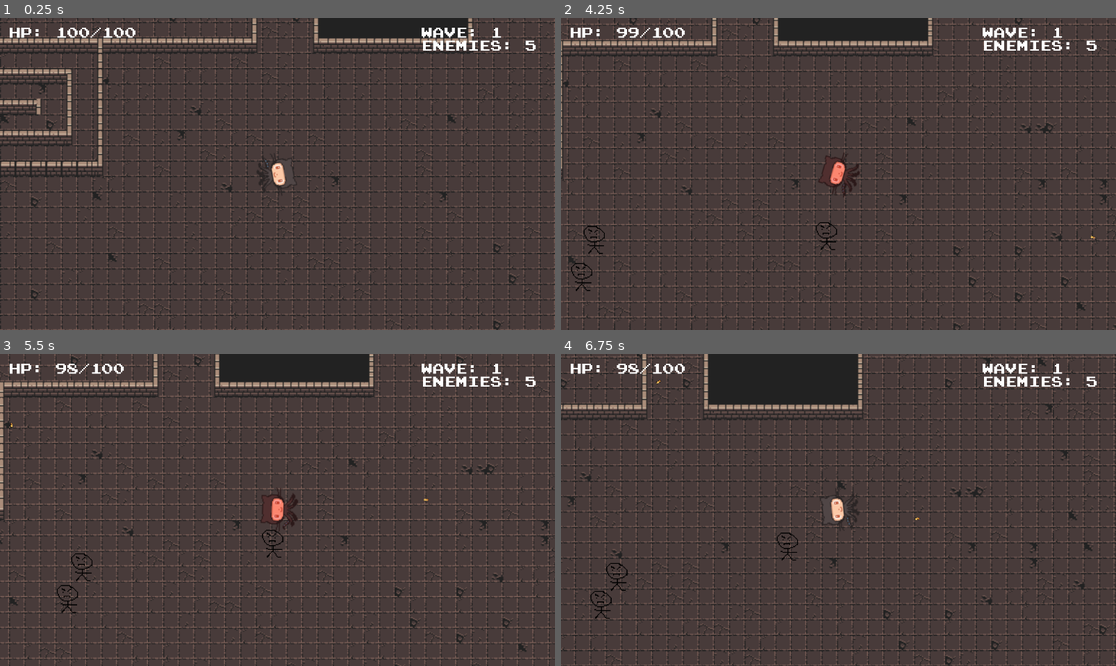
Above: before the commit, frames 1-4 (two rows, left to right).
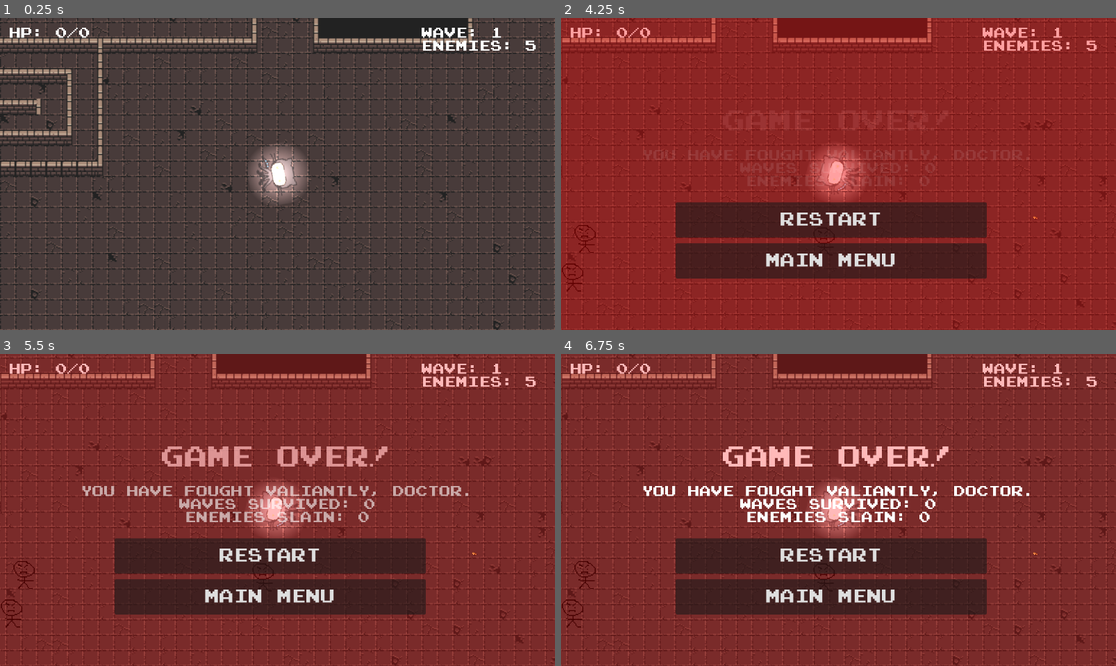
Above: after the commit, the same moments.

Repository: Jeelo-byte/2-sacrifices-must-be-made-
Game: Godot game, scene res://Sences/main.tscn
Two runs of this game, one before a commit and one after it. Both use one fixed random seed, a clock stepped at 60 frames per second and the inputs below.
Inputs (mouse positions are in pixels of both pictures, inside the frame that each line leads up to):
- Up to frame 1 (0.25 s): no input
- Up to frame 2 (4.25 s): tap Enter (ui_accept) at 0.5, 0.77, 1.52, 3.02, 3.77 s; move the mouse to (960, 158) at 0.52 s; press the mouse at (960, 158) at 0.53 s; hold D (right) 0.53-1.28 s; move the mouse to (727, 189) at 1.27 s; release the mouse at (727, 189) at 1.28 s; hold S (down) 1.28-2.03 s; click (727, 189) at 1.35 s; move the mouse to (894, 105) at 2.02 s; press the mouse at (894, 105) at 2.03 s; hold D (right) 2.03-2.78 s; move the mouse to (810, 236) at 2.77 s; release the mouse at (810, 236) at 2.78 s; hold W (up) 2.78-3.53 s; click (810, 236) at 2.85 s; move the mouse to (1005, 220) at 3.52 s; press the mouse at (1005, 220) at 3.53 s; hold A (left) from 3.53 s (still down)
- Up to frame 3 (5.5 s): move the mouse to (111, 463) at 4.27 s; release the mouse at (111, 463) at 4.28 s; click (111, 463) at 4.35 s; tap Enter (ui_accept) at 4.52 s; move the mouse to (305, 510) at 5.02 s; release A (left) at 5.03 s; press the mouse at (305, 510) at 5.03 s; hold S (down) from 5.03 s (still down)
- Up to frame 4 (6.75 s): move the mouse to (755, 432) at 5.77 s; release S (down) at 5.78 s; release the mouse at (755, 432) at 5.78 s; hold D (right) 5.78-6.53 s; click (755, 432) at 5.85 s; tap Enter (ui_accept) at 6.02 s; move the mouse to (960, 494) at 6.52 s; press the mouse at (960, 494) at 6.53 s; hold W (up) from 6.53 s (still down)

The runs differ from the first frame. In frame 1, 1.7% of the frame differs, in the area x 10-56%, y 3-60%; in frame 2, 99%, in the area x 0-100%, y 0-100%; in frame 3, 97%; in frame 4, 98%.

Commit message:
Updates to game over menu.

Diff:
--- a/Scripts/Player/main.gd
+++ b/Scripts/Player/main.gd
@@ -6,9 +6,17 @@
 
 var current_wave: int = 1
 var base_damage: int = 1
+var total_enemies_spawned: int = 0
+var enemies_killed: int = 0
 
 func _ready():
 	spawn_enemies()
+	# Connect to enemy deaths
+	get_tree().node_removed.connect(_on_node_removed)
+
+func _on_node_removed(node):
+	if node.is_in_group("enemies"):
+		enemies_killed += 1
 
 func _process(delta):
 	check_wave_complete()
@@ -37,7 +45,44 @@
 		e.damage_amount = damage
 		e.move_speed = enemy_speed
 		add_child(e)
+		total_enemies_spawned += 1
 
+func get_enemies_killed() -> int:
+	return enemies_killed
 
-func _on_restart_button_pressed() -> void:
-	pass # Replace with function body.
+func get_total_enemies_spawned() -> int:
+	return total_enemies_spawned
+
+func show_game_over():
+	var screen = $UI/GameOverScreen
+	if get_tree().paused:
+		get_tree().paused = false
+
+	# Reset all children to transparent
+	if screen.has_node("Background"):
+		screen.get_node("Background").modulate.a = 0.0
+	if screen.has_node("GameOverLabel"):
+		screen.get_node("GameOverLabel").modulate.a = 0.0
+	if screen.has_node("RestartButton"):
+		screen.get_node("RestartButton").modulate.a = 0.0
+	if screen.has_node("MainMenuButton"):
+		screen.get_node("MainMenuButton").modulate.a = 0.0
+	if screen.has_node("StatsLabel"):
+		screen.get_node("StatsLabel").modulate.a = 0.0
+
+	screen.visible = true
+	await get_tree().create_timer(0.02).timeout
+
+	# Parallel tween: each property animates independently
+	var tween = create_tween().set_parallel()
+
+	if screen.has_node("Background"):
+		tween.tween_property(screen.get_node("Background"), "modulate:a", 1.0, 0.4)
+	if screen.has_node("GameOverLabel"):
+		tween.tween_property(screen.get_node("GameOverLabel"), "modulate:a", 1.0, 0.4).set_delay(0.2)
+	if screen.has_node("RestartButton"):
+		tween.tween_property(screen.get_node("RestartButton"), "modulate:a", 1.0, 0.4).set_delay(0.4)
+	if screen.has_node("MainMenuButton"):
+		tween.tween_property(screen.get_node("MainMenuButton"), "modulate:a", 1.0, 0.4).set_delay(0.6)
+	if screen.has_node("StatsLabel"):
+		tween.tween_property(screen.get_node("StatsLabel"), "modulate:a", 1.0, 0.4).set_delay(0.8)
--- a/Scripts/Player/player.gd
+++ b/Scripts/Player/player.gd
@@ -3,8 +3,9 @@
 @export var bullet_speed = 1500
 @export var offset_scale = 140
 @export var offset_rot = 270
-@export var max_health: int = 100
+@export var max_health: int = 0
 @export var damage_cooldown: float = 1.
+@export var dead: bool = false
 
 @onready var anim: AnimatedSprite2D = $PlayerAnim
 signal health_changed(current_health: int, max_health: int)
@@ -70,6 +71,7 @@
 	get_tree().create_timer(damage_cooldown).timeout.connect(func(): can_take_damage = true)
 
 	if current_health <= 0:
+		dead = true
 		die()
 
 func create_damage_effect():
--- /dev/null
+++ b/Scripts/stats_label.gd
@@ -0,0 +1,26 @@
+extends Label
+var player
+
+func _ready():
+	var font = load("res://Fonts/PrStart.ttf")
+	if font:
+		add_theme_font_override("font", font)
+		add_theme_font_size_override("font_size", 24)
+
+	call_deferred("setup")
+
+func setup():
+	player = get_tree().get_first_node_in_group("player")
+
+	if player:
+		update_wave_display()
+
+func _process(delta):
+	if player:
+		update_wave_display()
+
+func update_wave_display():
+	var enemies = get_tree().get_root().get_node("world").enemies_killed
+	print(enemies)
+	var world = get_tree().get_root().get_node("world").current_wave
+	text = "YOU HAVE FOUGHT VALIANTLY, DOCTOR.\nWAVES SURVIVED: " + str(world - 1) + "\nENEMIES SLAIN: " + str(enemies)
--- a/Sences/main.tscn
+++ b/Sences/main.tscn
@@ -1,15 +1,16 @@
-[gd_scene load_steps=18 format=3 uid="uid://emts3i2ctj6k"]
+[gd_scene load_steps=21 format=3 uid="uid://emts3i2ctj6k"]
 
 [ext_resource type="Script" uid="uid://dnbpabuj0i8vq" path="res://Scripts/Player/player.gd" id="1_0xm2m"]
 [ext_resource type="Script" uid="uid://dswpc3013cm7v" path="res://Scripts/Player/main.gd" id="1_0y7xl"]
 [ext_resource type="Texture2D" uid="uid://ckbpbhjmrecvw" path="res://Spirtes/Player/github-octopuss.png" id="1_ig7tw"]
 [ext_resource type="PackedScene" uid="uid://dhxq4w6n0sj2s" path="res://Sences/bullet.tscn" id="2_ri208"]
 [ext_resource type="PackedScene" uid="uid://cbodbww3t36n6" path="res://Sences/enemy.tscn" id="4_ipa3v"]
-[ext_resource type="Script" path="res://Scripts/label.gd" id="6_5pjkp"]
-[ext_resource type="Script" path="res://Scripts/wave_label.gd" id="7_hxpnw"]
-[ext_resource type="Script" path="res://Scripts/game_over_screen.gd" id="8_7pouu"]
+[ext_resource type="Script" uid="uid://8ekh8vnqvft8" path="res://Scripts/label.gd" id="6_5pjkp"]
+[ext_resource type="Script" uid="uid://dxvfww423g1gx" path="res://Scripts/wave_label.gd" id="7_hxpnw"]
+[ext_resource type="Script" uid="uid://bd0v8pvgf1gkn" path="res://Scripts/game_over_screen.gd" id="8_7pouu"]
 [ext_resource type="FontFile" uid="uid://ydxs74l3u4gd" path="res://Fonts/PrStart.ttf" id="9_nkrox"]
-[ext_resource type="TileSet" uid="uid://lu8xgeg0ji50" path="res://Sences/dungeon/TileSets/Floors.tres" id="10_7pouu"]
+[ext_resource type="Script" uid="uid://bm0w005mbyok0" path="res://Scripts/stats_label.gd" id="10_7pouu"]
+[ext_resource type="TileSet" uid="uid://lu8xgeg0ji50" path="res://Sences/dungeon/TileSets/Floors.tres" id="11_nkrox"]
 
 [sub_resource type="CapsuleShape2D" id="CapsuleShape2D_ig7tw"]
 radius = 20.45
@@ -51,6 +52,15 @@
 "speed": 4.0
 }]
 
+[sub_resource type="Gradient" id="Gradient_nkrox"]
+offsets = PackedFloat32Array(0.16, 0.78)
+colors = PackedColorArray(1, 1, 1, 1, 0, 0, 0, 1)
+
+[sub_resource type="GradientTexture2D" id="GradientTexture2D_2afmd"]
+gradient = SubResource("Gradient_nkrox")
+fill = 1
+fill_from = Vector2(0.5, 0.5)
+
 [sub_resource type="RectangleShape2D" id="RectangleShape2D_0y7xl"]
 size = Vector2(22.199997, 29.199997)
 
@@ -78,6 +88,11 @@
 
 [node name="PlayerCam" type="Camera2D" parent="Player/PlayerAnim"]
 zoom = Vector2(0.4, 0.4)
+
+[node name="PointLight2D" type="PointLight2D" parent="Player"]
+energy = 2.0
+shadow_enabled = true
+texture = SubResource("GradientTexture2D_2afmd")
 
 [node name="Enemy" parent="." instance=ExtResource("4_ipa3v")]
 position = Vector2(30.400002, 56.199997)
@@ -108,45 +123,65 @@
 offset_bottom = 40.0
 script = ExtResource("8_7pouu")
 
-[node name="Background" type="ColorRect" parent="UI/GameOverScreen"]
-layout_mode = 0
-offset_right = 40.0
-offset_bottom = 40.0
-color = Color(1, 0, 0, 1)
-
 [node name="GameOverLabel" type="Label" parent="UI/GameOverScreen"]
 modulate = Color(1, 1, 1, 0)
 layout_mode = 0
-offset_right = 40.0
-offset_bottom = 23.0
+offset_top = 192.0
+offset_right = 1152.0
+offset_bottom = 323.0
 theme_override_fonts/font = ExtResource("9_nkrox")
 theme_override_font_sizes/font_size = 48
 text = "GAME OVER!"
 horizontal_alignment = 1
 
+[node name="Background" type="ColorRect" parent="UI/GameOverScreen"]
+layout_mode = 0
+offset_right = 1152.0
+offset_bottom = 648.0
+color = Color(1, 0, 0, 0.39215687)
+
 [node name="RestartButton" type="Button" parent="UI/GameOverScreen"]
 layout_mode = 0
-offset_right = 8.0
-offset_bottom = 8.0
+offset_left = 238.0
+offset_top = 383.0
+offset_right = 884.0
+offset_bottom = 456.0
+theme_override_fonts/font = ExtResource("9_nkrox")
+theme_override_font_sizes/font_size = 30
 text = "RESTART"
+
+[node name="MainMenuButton" type="Button" parent="UI/GameOverScreen"]
+layout_mode = 0
+offset_left = 238.0
+offset_top = 468.0
+offset_right = 884.0
+offset_bottom = 541.0
+theme_override_fonts/font = ExtResource("9_nkrox")
+theme_override_font_sizes/font_size = 30
+text = "MAIN MENU"
 
 [node name="StatsLabel" type="Label" parent="UI/GameOverScreen"]
 modulate = Color(1, 1, 1, 0)
 layout_mode = 0
-offset_right = 40.0
-offset_bottom = 23.0
+offset_top = 274.0
+offset_right = 1152.0
+offset_bottom = 349.0
 theme_override_fonts/font = ExtResource("9_nkrox")
-theme_override_font_sizes/font_size = 20
+theme_override_font_sizes/font_size = 28
 horizontal_alignment = 1
+script = ExtResource("10_7pouu")
 
 [node name="TileMap" type="TileMap" parent="."]
 scale = Vector2(0.99999994, 0.99999994)
-tile_set = ExtResource("10_7pouu")
+tile_set = ExtResource("11_nkrox")
 format = 2
 layer_0/name = "Floor"
 layer_0/tile_data = PackedInt32Array(3276883, 0, 0, 3276884, 0, 0, 3276885, 327680, 3, -2949197, 262144, 3, -2883661, 2 …(252791 unchanged characters)…
 layer_1/name = "Walls"
 layer_1/tile_data = PackedInt32Array(-786480, 3, 3, -786483, 65539, 1, -917555, 3, 1, -983091, 3, 1, -852019, 3, 1, -10 …(32998 unchanged characters)…
 
+[node name="OpticsTile" type="TileMap" parent="."]
+format = 2
+
 [connection signal="body_entered" from="Enemy/EnemyArea" to="Enemy" method="_on_enemy_area_body_entered"]
 [connection signal="pressed" from="UI/GameOverScreen/RestartButton" to="." method="_on_restart_button_pressed"]
Not shown, added: Scripts/stats_label.gd.uid
